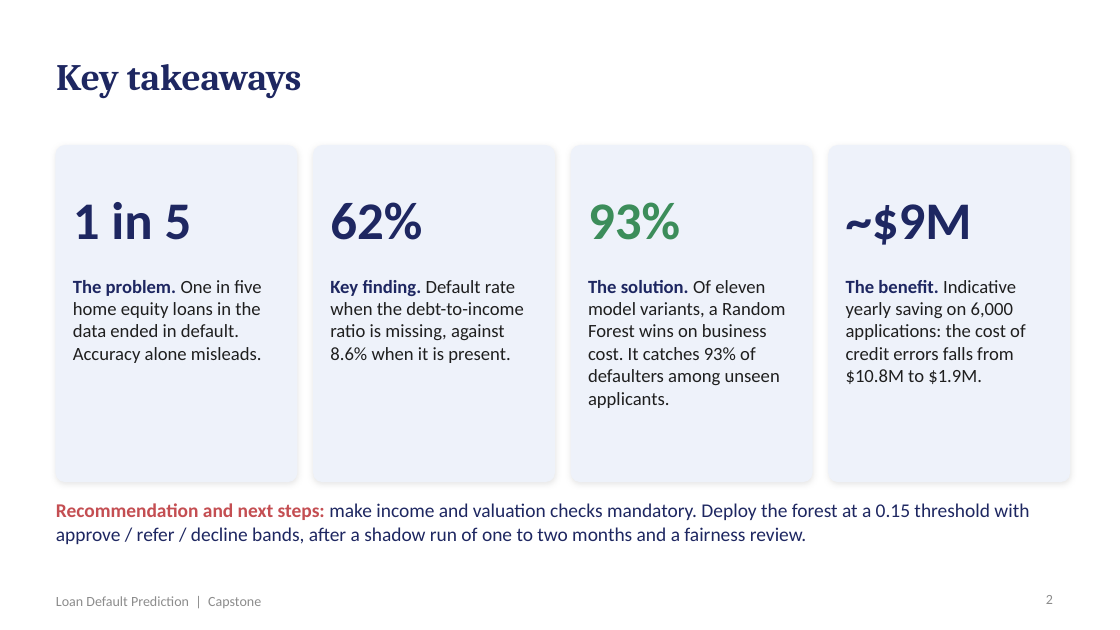
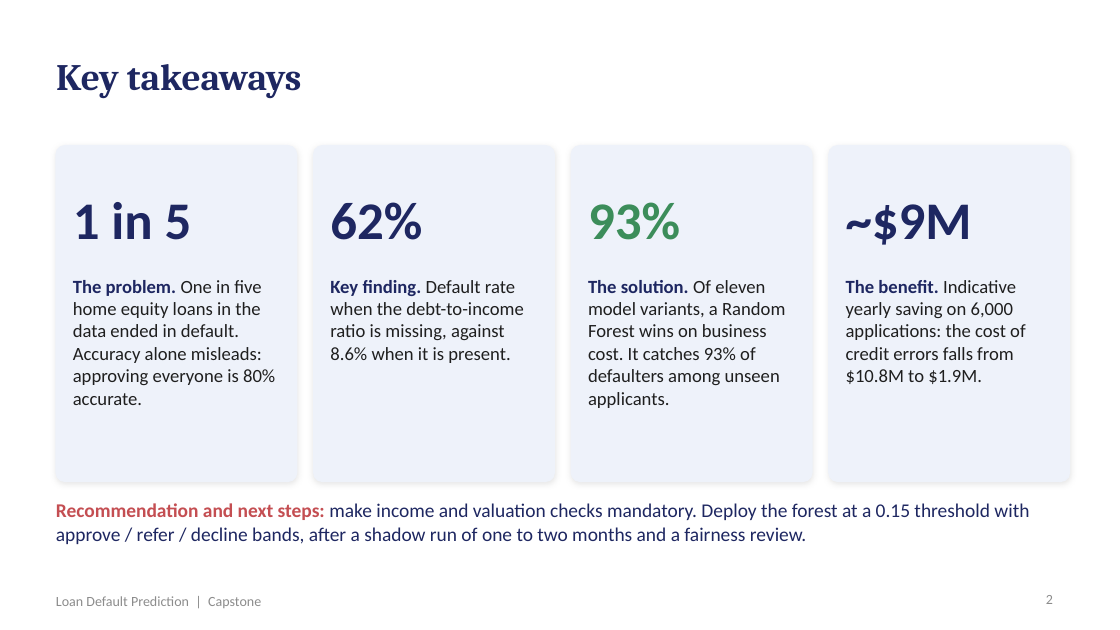
Before and after one commit to shubham1891/Personal-code, a slide deck: slide 2 of presentation/Loan_Default_Prediction_Presentation.pptx. Drawn at 1120x630 pixels with LibreOffice and Linux fonts; fonts in the diff are those of the drawing. Boxes give left, top, right and bottom in pixels: in the first picture for what was removed or moved away, otherwise in the second. Text is boxed around its words. In the diff, an @@ line names an element or a change of style, - is before the commit and + after.

```diff
--- a/presentation/Loan_Default_Prediction_Presentation.pptx
+++ b/presentation/Loan_Default_Prediction_Presentation.pptx
@@ text at box(73, 280, 275, 405): text changed @@
-The problem. One in five home equity loans in the data ended in default. Accuracy alone misleads.
+The problem. One in five home equity loans in the data ended in default. Accuracy alone misleads: approving everyone is 80% accurate.
```
Also in this commit, not shown: 7 other slides changed, 6 other files.
